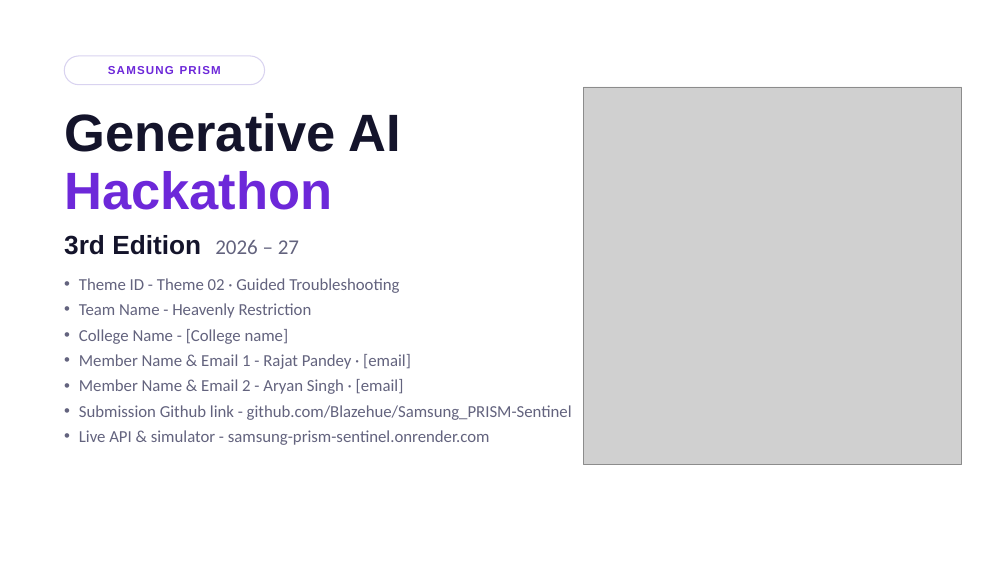
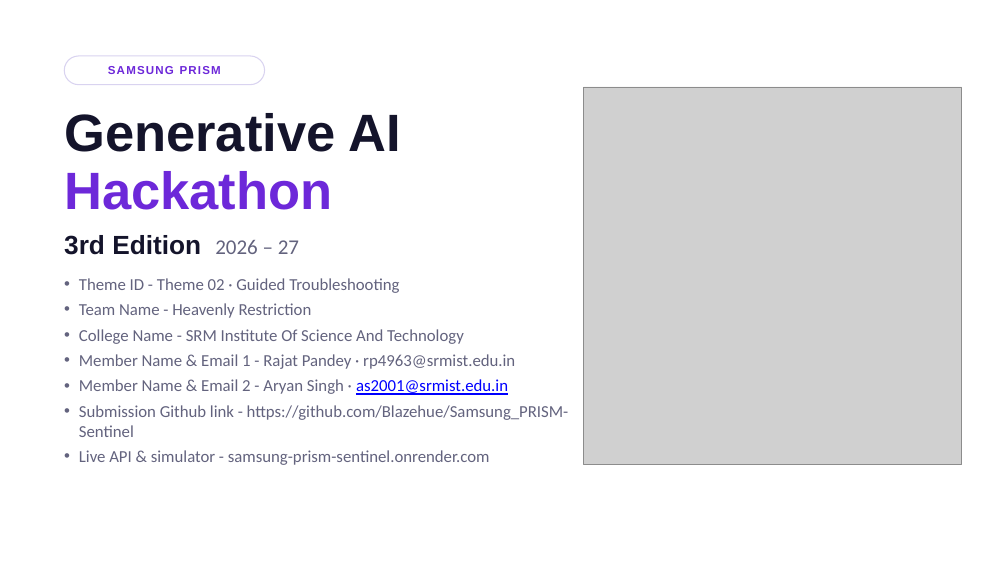
Before and after one commit to Blazehue/Samsung_PRISM-Sentinel, a slide deck: slide 1 of submission/SRMIST KTR_HeavenlyRestriction.pptx. Drawn at 1008x567 pixels with LibreOffice and Linux fonts; fonts in the diff are those of the drawing; grey boxes stand for pictures. Boxes give left, top, right and bottom in pixels: in the first picture for what was removed or moved away, otherwise in the second. Text is boxed around its words. In the diff, an @@ line names an element or a change of style, - is before the commit and + after.

Commit message:
docs: update submission deck

```diff
--- a/submission/SRMIST KTR_HeavenlyRestriction.pptx
+++ b/submission/SRMIST KTR_HeavenlyRestriction.pptx
@@ text at (79,329,569,437): text changed @@
-• College Name - [College name]
-• Member Name & Email 1 - Rajat Pandey · [email]
-• Member Name & Email 2 - Aryan Singh · [email]
-• Submission Github link - github.com/Blazehue/Samsung_PRISM-Sentinel
+• College Name - SRM Institute Of Science And Technology
+• Member Name & Email 1 - Rajat Pandey · rp4963@srmist.edu.in
+• Member Name & Email 2 - Aryan Singh · as2001@srmist.edu.in
+• Submission Github link - https://github.com/Blazehue/Samsung_PRISM-Sentinel
```
Also in this commit, not shown: 11 other slides changed.
